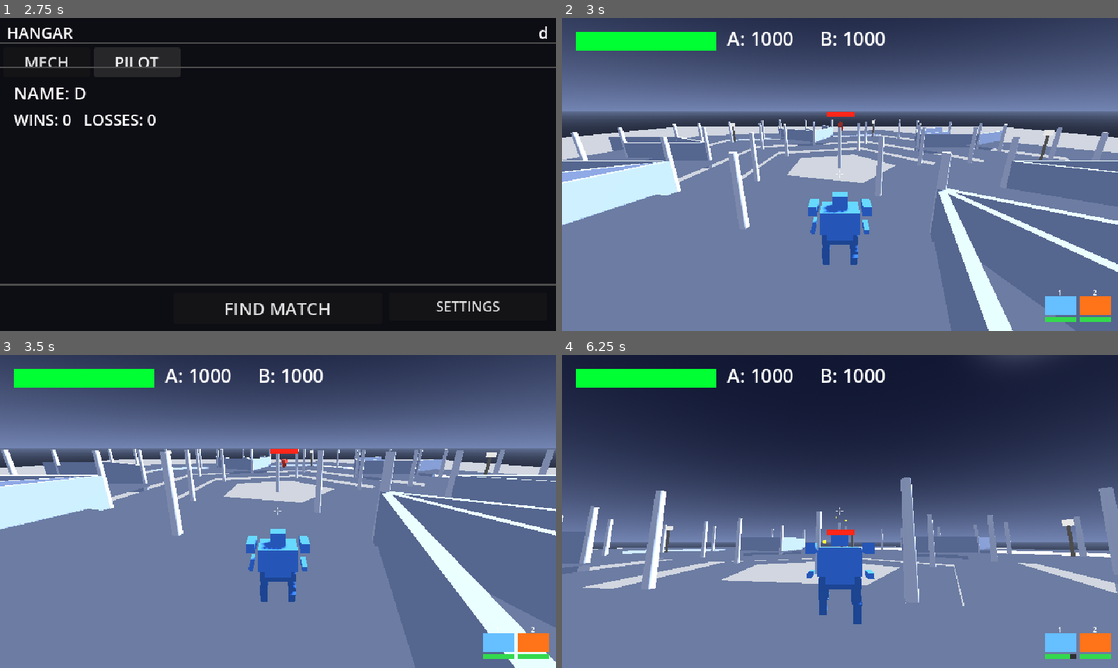
Above: before the commit, frames 1-4 (two rows, left to right).
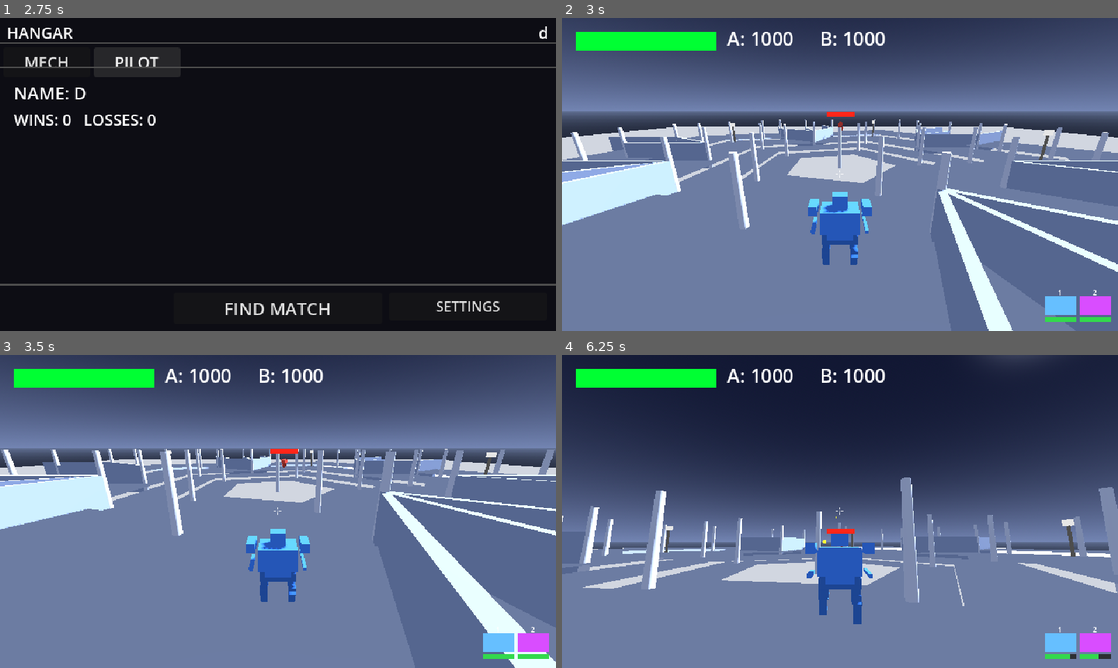
Above: after the commit, the same moments.

Repository: jonathandaley/Hardpoint
Game: Godot game, scene res://scenes/ui/TitleScreen.tscn
Two runs of this game, one before a commit and one after it. Both use one fixed random seed, a clock stepped at 60 frames per second and the inputs below.
Inputs (mouse positions are in pixels of both pictures, inside the frame that each line leads up to):
- Up to frame 1 (2.75 s): tap Enter (ui_accept) at 0.5, 0.77 s; move the mouse to (400, 158) at 0.52 s; press the mouse at (400, 158) at 0.53 s; hold D (move_right) 0.53-1.25 s; release the mouse at (400, 158) at 1.25 s; click "MECH" at 1.25 s; click "PILOT" at 2 s
- Up to frame 2 (3 s): click "FIND MATCH" at 2.75 s
- Up to frame 3 (3.5 s): no input
- Up to frame 4 (6.25 s): move the mouse to (812, 511) at 3.52 s; hold W (move_forward) from 3.53 s (still down); right-click (812, 511) at 3.6 s; tap Enter (ui_accept) at 3.77, 5.27, 6.02 s; move the mouse to (851, 505) at 4.27 s; press the mouse at (851, 505) at 4.28 s; move the mouse to (834, 517) at 5.02 s; release the mouse at (834, 517) at 5.03 s; right-click (834, 517) at 5.1 s; move the mouse to (878, 514) at 5.77 s; press the mouse at (878, 514) at 5.78 s

Frame 1 is identical in both runs. In frame 2, 0.4% of the frame differs, in the area x 47-99%, y 37-95%; in frame 3, 0.4%; in frame 4, 0.5%, in the area x 0-99%, y 43-98%.

Commit message:
Phase 4a weapon #2: Sniper (L/H) -- introduces FIXED magazine to live weapon set
- Sniper.gd: class_name Sniper extends ProjectileGun (named class, same pattern as Rifle)
- SniperLight.tscn: 80 dmg, 0.5 shots/sec, 5-round FIXED mag, 2.5s reload, range 200, speed 120
- SniperHeavy.tscn: 160 dmg, 0.25 shots/sec, 3-round FIXED mag, 3.5s reload, range 200, speed 120
- WeaponHUD: Sniper slots show purple (distinct from blue Rifle and orange ProjectileGun)
- Hippogriff right slot swapped to SniperLight for playtesting

Co-Authored-By: Claude Sonnet 4.6 <noreply@anthropic.com>

Diff:
--- a/resources/mechs/Hippogriff.tres
+++ b/resources/mechs/Hippogriff.tres
@@ -4,7 +4,7 @@
 [ext_resource type="PackedScene" path="res://scenes/mech/Mech.tscn" id="2"]
 [ext_resource type="Script" path="res://scripts/WeaponSlotDef.gd" id="3"]
 [ext_resource type="PackedScene" path="res://scenes/weapons/RifleLight.tscn" id="4"]
-[ext_resource type="PackedScene" path="res://scenes/weapons/ProjectileGun.tscn" id="5"]
+[ext_resource type="PackedScene" path="res://scenes/weapons/SniperLight.tscn" id="5"]
 
 [sub_resource type="Resource" id="1"]
 script = ExtResource("3")
--- /dev/null
+++ b/scenes/weapons/SniperHeavy.tscn
@@ -0,0 +1,26 @@
+[gd_scene load_steps=4 format=3]
+
+[ext_resource type="Script" path="res://scripts/Sniper.gd" id="1"]
+
+[sub_resource type="BoxMesh" id="2"]
+size = Vector3(0.1, 0.1, 1.4)
+
+[sub_resource type="StandardMaterial3D" id="3"]
+albedo_color = Color(0.12, 0.12, 0.16, 1)
+shading_mode = 0
+
+[node name="SniperHeavy" type="Node3D"]
+script = ExtResource("1")
+damage = 160.0
+fire_rate = 0.25
+range = 200.0
+max_ammo = 3
+magazine_type = 0
+reload_time = 3.5
+projectile_speed = 120.0
+shake_magnitude = 0.025
+
+[node name="GunBody" type="MeshInstance3D" parent="."]
+position = Vector3(0, 0, -0.7)
+mesh = SubResource("2")
+surface_material_override/0 = SubResource("3")
--- /dev/null
+++ b/scenes/weapons/SniperLight.tscn
@@ -0,0 +1,26 @@
+[gd_scene load_steps=4 format=3]
+
+[ext_resource type="Script" path="res://scripts/Sniper.gd" id="1"]
+
+[sub_resource type="BoxMesh" id="2"]
+size = Vector3(0.08, 0.08, 1.1)
+
+[sub_resource type="StandardMaterial3D" id="3"]
+albedo_color = Color(0.18, 0.18, 0.22, 1)
+shading_mode = 0
+
+[node name="SniperLight" type="Node3D"]
+script = ExtResource("1")
+damage = 80.0
+fire_rate = 0.5
+range = 200.0
+max_ammo = 5
+magazine_type = 0
+reload_time = 2.5
+projectile_speed = 120.0
+shake_magnitude = 0.02
+
+[node name="GunBody" type="MeshInstance3D" parent="."]
+position = Vector3(0, 0, -0.55)
+mesh = SubResource("2")
+surface_material_override/0 = SubResource("3")
--- /dev/null
+++ b/scripts/Sniper.gd
@@ -0,0 +1,3 @@
+class_name Sniper
+extends "res://scripts/ProjectileGun.gd"
+# Long-range, high-damage, fixed-magazine sniper. Configure via exported params.
--- a/scripts/WeaponHUD.gd
+++ b/scripts/WeaponHUD.gd
@@ -90,6 +90,8 @@
 	var path: String = weapon.get_script().resource_path
 	if "RaycastGun" in path:
 		return Color(1.0, 0.85, 0.2, 1.0)   # yellow - hitscan
+	if "Sniper" in path:
+		return Color(0.85, 0.3, 1.0, 1.0)   # purple - sniper
 	if "Rifle" in path:
 		return Color(0.4, 0.75, 1.0, 1.0)   # blue - rifle
 	if "ProjectileGun" in path:
